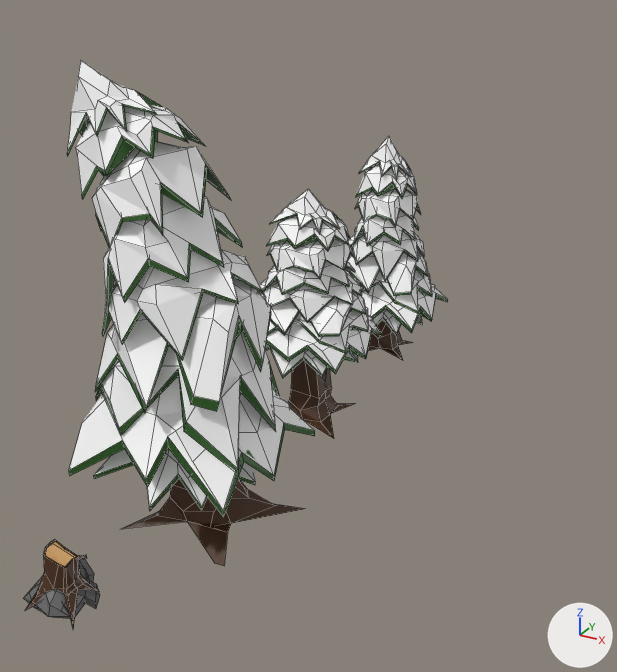
A saved change to the Blender file GameAssets/BlenderFiles/SpecialTrees.blend.
Before and after are seen from a camera (50 mm lens) standing at (24.2, -21.6, 27.5) and looking at (0.0, 22.4, 5.5). Arrows for +X, +Y and +Z are at lower right; the lights stay in place. Mesh edges are drawn as thin lines.

The scene before the commit, as lines of its bpy script (objects in view):
```python
me_cube = bpy.data.meshes.new('Cube')
me_cube.from_pydata(...)  # 142 vertices, 133 faces; spans x -3.48..2.58, y -3.52..3.96, z -1.76..4.14
# faces by material slot: [64, 69]
me_cube.materials.append(mat_material_001)  # picture img_greys_png
me_cube.materials.append(mat_trunk_001)  # picture img_lowpolypinetree_png_001
me_cube_004 = bpy.data.meshes.new('Cube.004')
me_cube_004.from_pydata(...)  # 698 vertices, 679 faces; spans x -1.5..1.4, y -1.8..1.9, z -10.9..13.5
# faces by material slot: [590, 61, 28]
me_cube_004.materials.append(mat_pinebranches_002)  # picture img_lowpolypinetree_png_002
me_cube_004.materials.append(mat_tree_002)  # picture img_lowpolypinetree_png_002
me_cube_004.materials.append(mat_trunk_002)  # picture img_lowpolypinetree_png_002
me_cube_005 = bpy.data.meshes.new('Cube.005')
me_cube_005.from_pydata(...)  # 698 vertices, 679 faces; spans x -1.6..1.2, y -1.3..1.4, z -11.0..10.0
# faces by material slot: [590, 61, 28]
me_cube_005.materials.append(mat_pinebranches_003)  # picture img_lowpolypinetree_png_003
me_cube_005.materials.append(mat_tree_003)  # picture img_lowpolypinetree_png_003
me_cube_005.materials.append(mat_trunk_003)  # picture img_lowpolypinetree_png_003
ob_stall = bpy.data.objects.new('Stall', me_cube_005)
ob_stall.location = (-0.56, 35.48, 7.95)
ob_stall.scale = (3.57, 2.97, 0.817)
ob_stat = bpy.data.objects.new('STAT', me_cube_004)
ob_stat.location = (-0.56, 23.61, 5.94)
ob_stat.scale = (2.89, 2.4, 0.661)
ob_stump = bpy.data.objects.new('Stump', me_cube)
ob_stump.location = (-0.97, 0.49, 1.55)
ob_stump.rotation_euler = (0.0, 0.0, -2.812)  # degrees (0, 0, -161)
ob_stump.scale = (0.565, 0.565, 0.565)
# also in view: 'SFATL' at (-0.3, 9.7, 11.5)
```
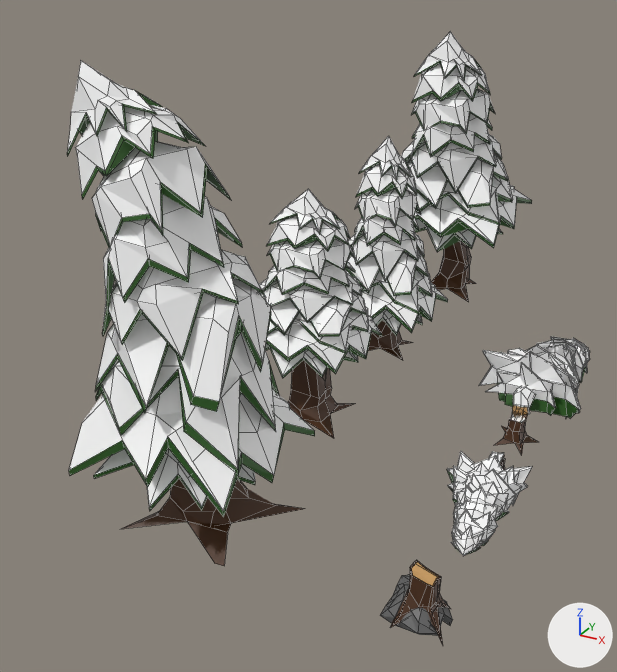
Boxes (x1, y1, x2, y2) around the edits, measured in the pictures (617 x 672 px):
'SnowPine1.002', added: after (401, 31, 532, 302)
    faces in mat_pinebranches_004 (picture img_lowpolypinetree_png_005): (401, 31, 532, 252)
    faces in mat_trunk_005 (picture img_lowpolypinetree_png_005): (431, 255, 476, 302)
    faces in mat_tree_004 (picture img_lowpolypinetree_png_005): (444, 241, 471, 264)
'Stump', moved: before (23, 539, 100, 629); after (380, 560, 453, 645)
'SnowPine7.001', added: after (479, 336, 590, 455)
    faces in mat_pinebranches_005 (picture img_lowpolypinetree_png_006): (479, 336, 590, 418)
    faces in mat_trunk_006 (picture img_lowpolypinetree_png_006): (495, 413, 538, 455)
    faces in mat_tree_005 (picture img_lowpolypinetree_png_006): (512, 386, 536, 415)
'SnowPine7.002', added: after (447, 451, 532, 556)
    faces in mat_pinebranches_005 (picture img_lowpolypinetree_png_006): (447, 451, 532, 556)

Patch to the scene script:
```diff
--- a/GameAssets/BlenderFiles/SpecialTrees.blend.py
+++ b/GameAssets/BlenderFiles/SpecialTrees.blend.py
@@ img_lowpolypinetree_png_006 @@
+img_lowpolypinetree_png_006 = load_image('LowPolyPineTree.png.006', '../LowPoly Textures/LowPolyPineTree.png', 1600, 1200, 'sRGB')
@@ img_lowpolypinetree_png_005 @@
+img_lowpolypinetree_png_005 = load_image('LowPolyPineTree.png.005', '../LowPoly Textures/LowPolyPineTree.png', 1600, 1200, 'sRGB')
@@ mat_trunk_006 @@
+mat_trunk_006 = principled_material('Trunk.006')
+mat_trunk_006.texture = img_lowpolypinetree_png_006
@@ mat_tree_005 @@
+mat_tree_005 = principled_material('Tree.005')
+mat_tree_005.texture = img_lowpolypinetree_png_006
@@ mat_pinebranches_005 @@
+mat_pinebranches_005 = principled_material('PineBranches.005')
+mat_pinebranches_005.texture = img_lowpolypinetree_png_006
@@ mat_trunk_005 @@
+mat_trunk_005 = principled_material('Trunk.005')
+mat_trunk_005.texture = img_lowpolypinetree_png_005
@@ mat_tree_004 @@
+mat_tree_004 = principled_material('Tree.004')
+mat_tree_004.texture = img_lowpolypinetree_png_005
@@ mat_pinebranches_004 @@
+mat_pinebranches_004 = principled_material('PineBranches.004')
+mat_pinebranches_004.texture = img_lowpolypinetree_png_005
@@ me_cube_001 @@
+me_cube_001.from_pydata(...)  # 648 vertices, 584 faces; spans x -0.9..1.6, y -1.1..1.0, z -9.4..13.3
+# faces by material slot: [461, 86, 37]
+me_cube_001.materials.append(mat_pinebranches_005)  # picture img_lowpolypinetree_png_006
+me_cube_001.materials.append(mat_tree_005)  # picture img_lowpolypinetree_png_006
+me_cube_001.materials.append(mat_trunk_006)  # picture img_lowpolypinetree_png_006
@@ me_cube_101 @@
+me_cube_101.from_pydata(...)  # 648 vertices, 584 faces; spans x -1.3..1.2, y -1.1..1.0, z -9.4..13.5
+# faces by material slot: [461, 86, 37]
+me_cube_101.materials.append(mat_pinebranches_005)  # picture img_lowpolypinetree_png_006
+me_cube_101.materials.append(mat_tree_005)  # picture img_lowpolypinetree_png_006
+me_cube_101.materials.append(mat_trunk_006)  # picture img_lowpolypinetree_png_006
@@ me_cube_002 @@
+me_cube_002.from_pydata(...)  # 698 vertices, 678 faces; spans x -1.1..0.9, y -0.9..1.3, z -9.5..9.2
+# faces by material slot: [590, 60, 28]
+me_cube_002.materials.append(mat_pinebranches_004)  # picture img_lowpolypinetree_png_005
+me_cube_002.materials.append(mat_tree_004)  # picture img_lowpolypinetree_png_005
+me_cube_002.materials.append(mat_trunk_005)  # picture img_lowpolypinetree_png_005
@@ ob_stump @@
 ob_stump = bpy.data.objects.new('Stump', me_cube)
-ob_stump.location = (-0.97, 0.49, 1.55)
+ob_stump.location = (12.79, 9.54, -0.61)
 ob_stump.rotation_euler = (0.0, 0.0, -2.812)  # degrees (0, 0, -161)
@@ ob_snowpine7_001 @@
+ob_snowpine7_001 = bpy.data.objects.new('SnowPine7.001', me_cube_001)
+ob_snowpine7_001.location = (13.62, 32.06, 1.08)
+ob_snowpine7_001.rotation_euler = (1.648, 0.0464, 3.001)  # degrees (94, 2.7, 172)
+ob_snowpine7_001.scale = (2.87, 2.39, 0.657)
@@ ob_snowpine7_002 @@
+ob_snowpine7_002 = bpy.data.objects.new('SnowPine7.002', me_cube_101)
+ob_snowpine7_002.location = (13.24, 19.27, 0.31)
+ob_snowpine7_002.rotation_euler = (1.648, 0.0464, 0.116)  # degrees (94, 2.7, 6.6)
+ob_snowpine7_002.scale = (1.9, 1.58, 0.435)
@@ ob_snowpine1_002 @@
+ob_snowpine1_002 = bpy.data.objects.new('SnowPine1.002', me_cube_002)
+ob_snowpine1_002.location = (-0.56, 49.06, 11.04)
+ob_snowpine1_002.scale = (6.33, 5.9, 1.24)
```
